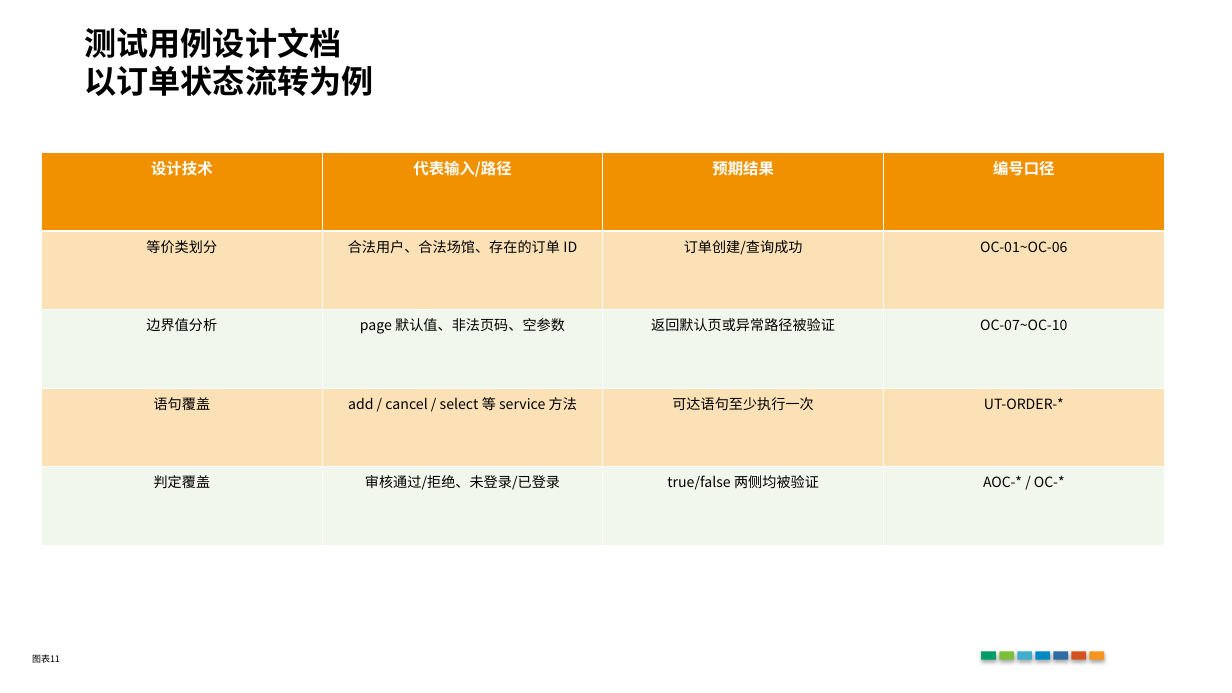
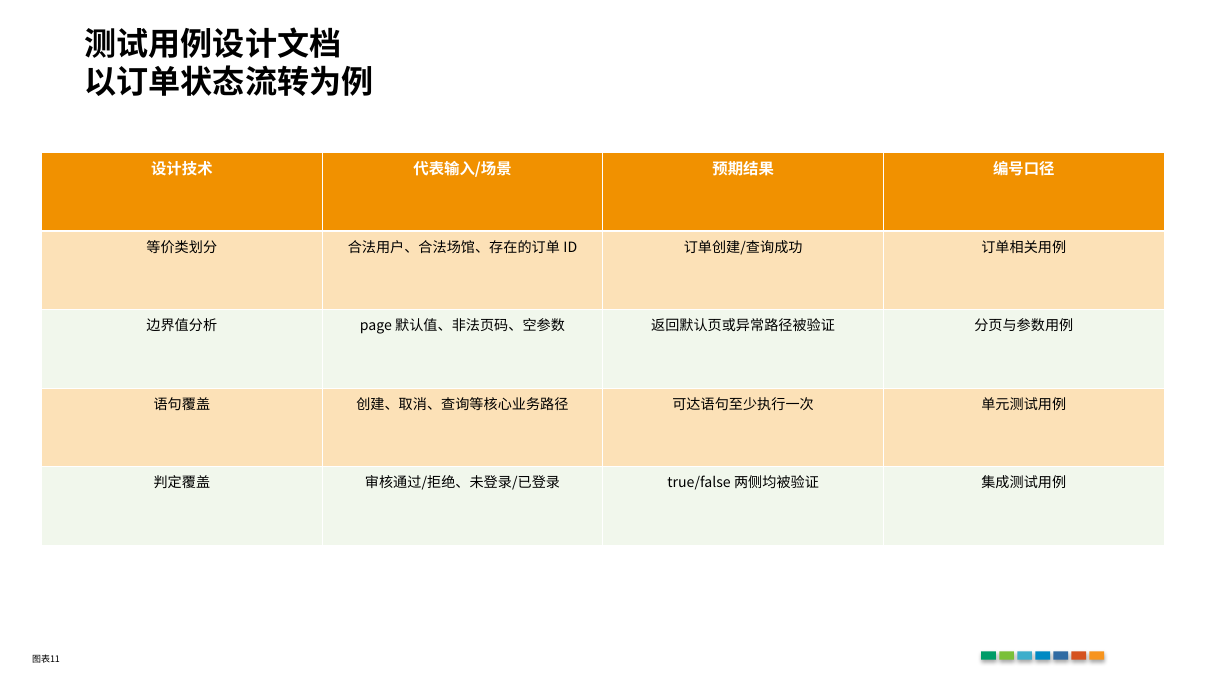
Before and after one commit to HuayuSha/softtest-PJ1, a slide deck: slide 11 of docs/output/PJ1测试汇报_成果展示风格版.pptx. Drawn at 1232x693 pixels with LibreOffice and Linux fonts; fonts in the diff are those of the drawing. Boxes give left, top, right and bottom in pixels: in the first picture for what was removed or moved away, otherwise in the second. Text is boxed around its words. In the diff, an @@ line names an element or a change of style, - is before the commit and + after.

```diff
--- a/docs/output/PJ1测试汇报_成果展示风格版.pptx
+++ b/docs/output/PJ1测试汇报_成果展示风格版.pptx
@@ table at box(42, 152, 1165, 545) @@
-row 1, column 2: 代表输入/路径
+row 1, column 2: 代表输入/场景
-row 2, column 4: OC-01~OC-06
+row 2, column 4: 订单相关用例
-row 3, column 4: OC-07~OC-10
+row 3, column 4: 分页与参数用例
-row 4, column 2: add / cancel / select 等 service 方法
+row 4, column 2: 创建、取消、查询等核心业务路径
-row 4, column 4: UT-ORDER-*
+row 4, column 4: 单元测试用例
-row 5, column 4: AOC-* / OC-*
+row 5, column 4: 集成测试用例
```
Also in this commit, not shown: 8 other slides changed, 2 other files.
